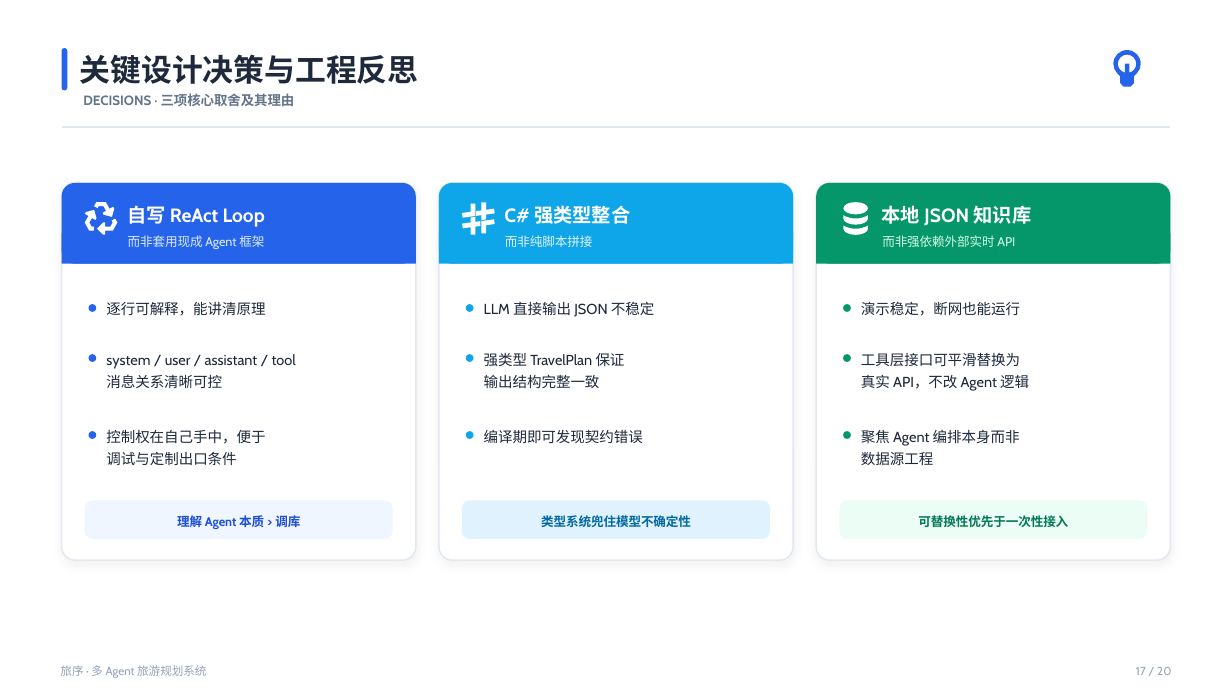
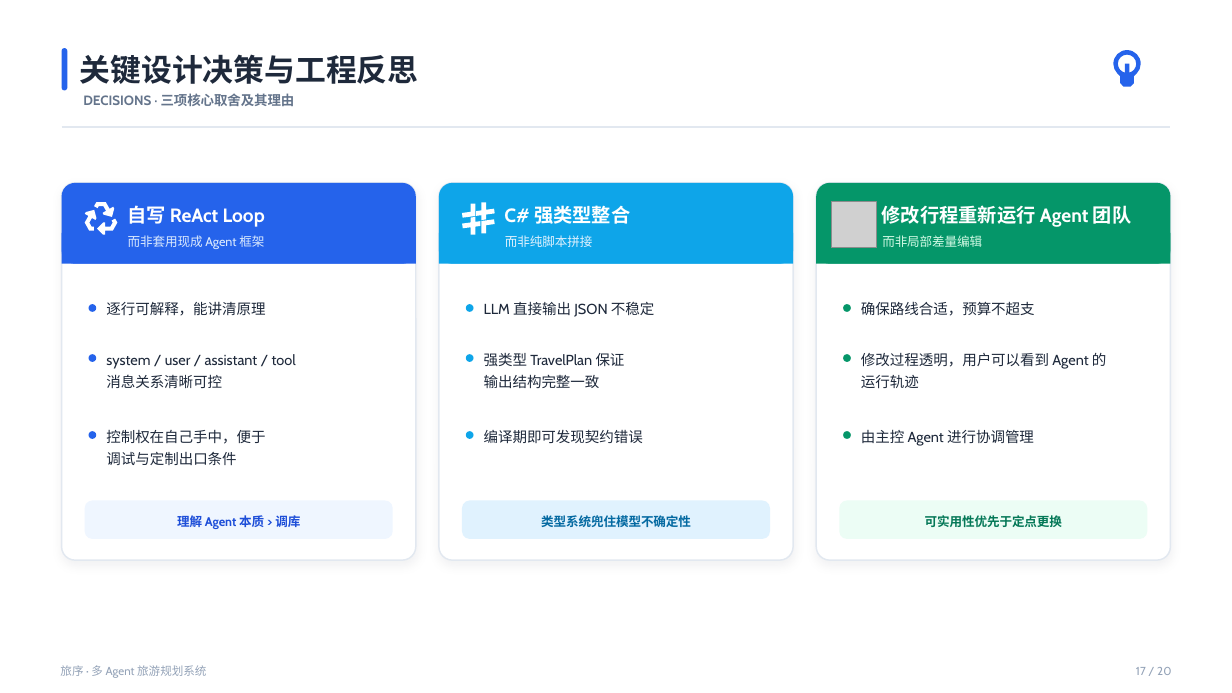
Before and after one commit to traveler703/DotNetAgentDev, a slide deck: slide 17 of docs/答辩演示.pptx. Drawn at 1232x693 pixels with LibreOffice and Linux fonts; fonts in the diff are those of the drawing; grey boxes stand for pictures. Boxes give left, top, right and bottom in pixels: in the first picture for what was removed or moved away, otherwise in the second. Text is boxed around its words. In the diff, an @@ line names an element or a change of style, - is before the commit and + after.

```diff
--- a/docs/答辩演示.pptx
+++ b/docs/答辩演示.pptx
@@ picture added at <box>831,202,877,249</box> @@
@@ text at <box>882,205,1131,227</box>: text changed @@
-本地 JSON 知识库
+修改行程重新运行 Agent 团队
@@ text at <box>882,235,982,247</box>: text changed @@
-而非强依赖外部实时 API
+而非局部差量编辑
@@ text at <box>861,302,1035,316</box>: text changed @@
-演示稳定，断网也能运行
+确保路线合适，预算不超支
@@ text at <box>861,353,1107,369</box>: text changed @@
-工具层接口可平滑替换为
+修改过程透明，用户可以看到 Agent 的
@@ text at <box>861,375,919,389</box>: text changed @@
-真实 API，不改 Agent 逻辑
+运行轨迹
@@ text at <box>861,430,1034,446</box>: text changed @@
-聚焦 Agent 编排本身而非
+由主控 Agent 进行协调管理
@@ group removed at <box>844,202,933,465</box>: 3 freeform shapes, 1 text @@
-数据源工程
@@ text at <box>925,515,1062,527</box>: text changed @@
-可替换性优先于一次性接入
+可实用性优先于定点更换
```
Also in this commit, not shown: 11 other slides changed.
